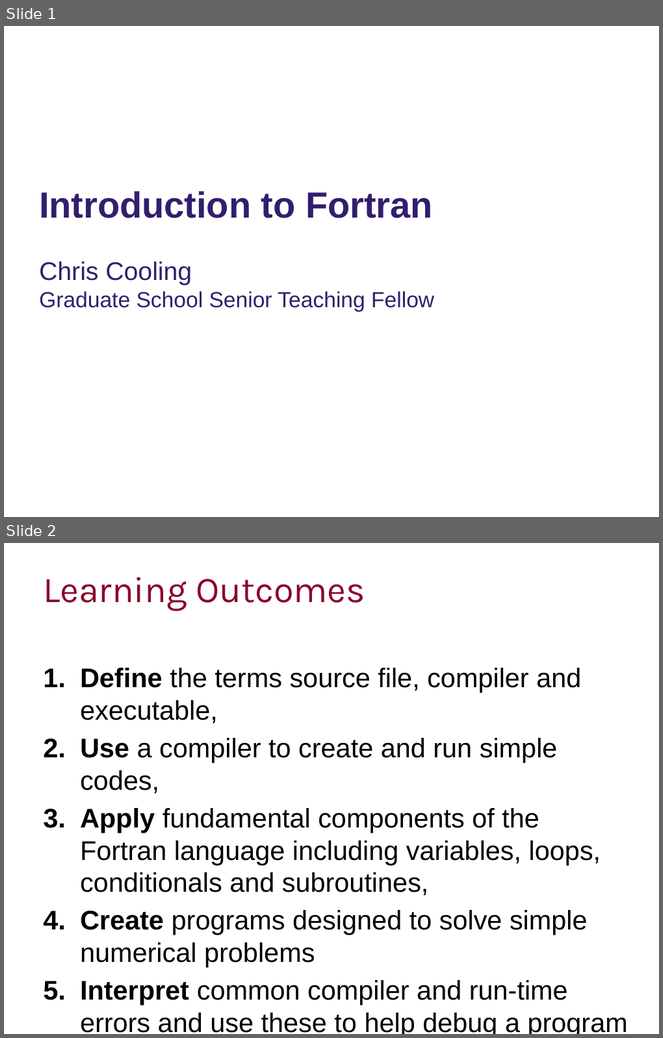
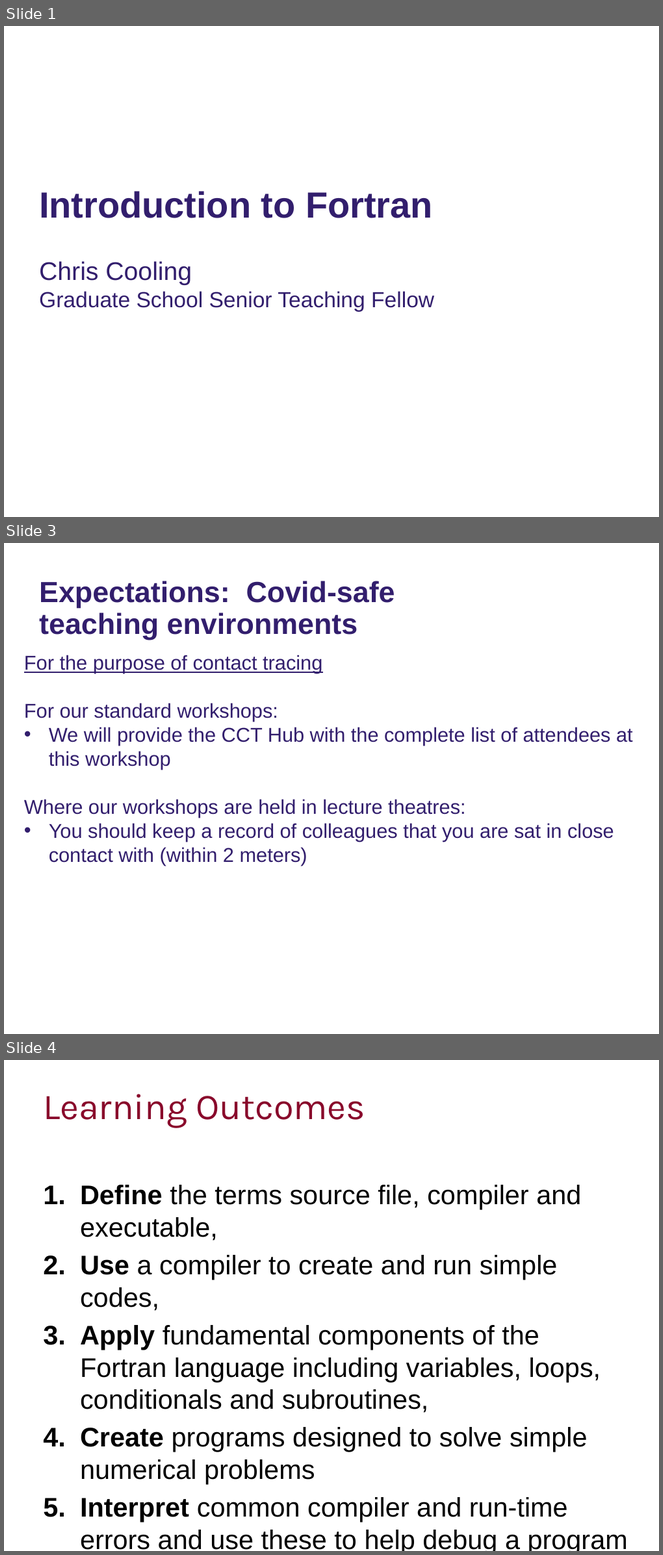
Before and after one commit to ImperialCollegeLondon/RCDS-introduction-to-fortran, a slide deck: Introduction to Fortran Slides.pptx. Shown one above the other, each under a label of ours: slides 1 and 2 before the commit, slides 1, 3 and 4 after it; the slides between them are not shown. The pictures are 663x1038 and 663x1555 pixels, drawn with LibreOffice and Linux fonts; fonts in the diff are those of the drawing; background and template pictures are left out. Boxes give left, top, right and bottom in pixels: in the first picture for what was removed or moved away, otherwise in the second. Text is boxed around its words. In the diff, an @@ line names an element or a change of style, - is before the commit and + after.

Commit message:
Added Covid slides

```diff
--- a/Introduction to Fortran Slides.pptx
+++ b/Introduction to Fortran Slides.pptx
@@ slide 3 added at box(4, 543, 659, 1034), background #FFFFFF @@
@@ text added at box(39, 581, 395, 639), 32 pt, text #321E6D, bold @@
+Expectations: Covid-safe teaching environments
@@ subtitle added at box(24, 655, 633, 865), 22 pt, text #321E6D @@
+For the purpose of contact tracing
+For our standard workshops:
+• We will provide the CCT Hub with the complete list of attendees at this workshop
+Where our workshops are held in lecture theatres:
+• You should keep a record of colleagues that you are sat in close contact with (within 2 meters)
@@ what was slide 2 is now slide 4 @@
```
Also in this commit, not shown: 1 other slide added.
